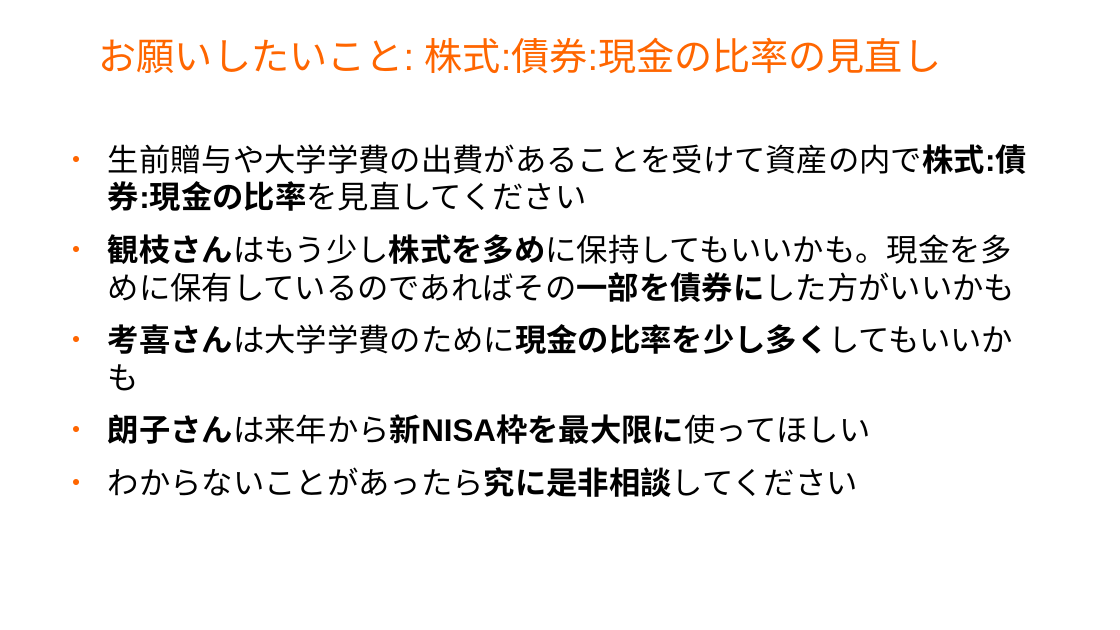
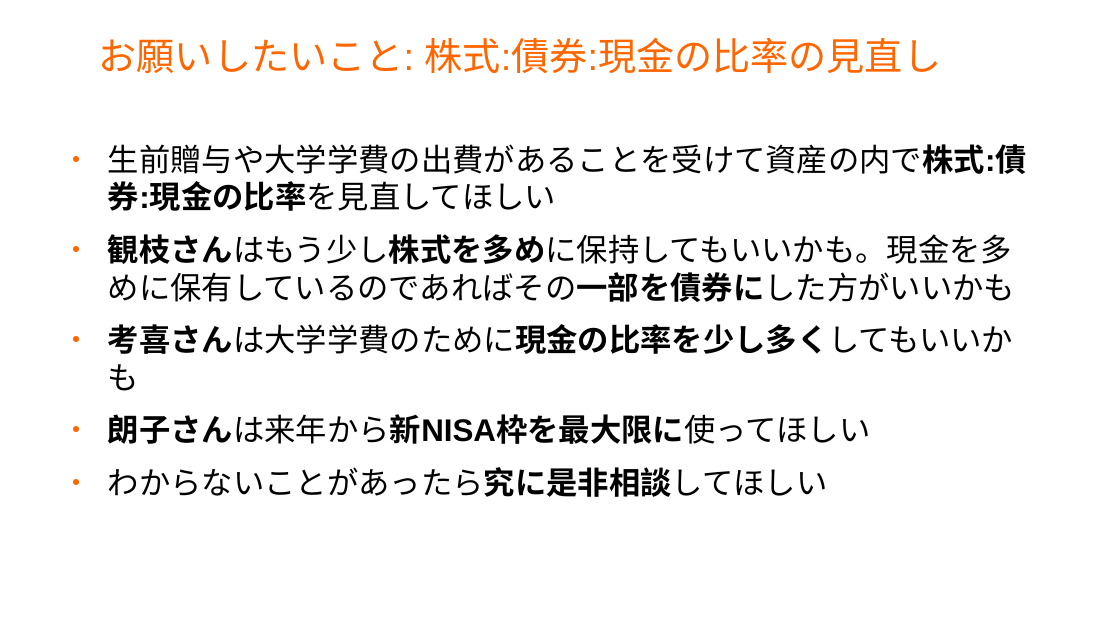
Before and after one commit to master-q/masterq-docs, a slide deck: slide 44 of presentations/20231126-invest_report/20231126-invest_report.odp. Drawn at 1120x630 pixels with LibreOffice and Linux fonts; fonts in the diff are those of the drawing; background and template pictures are left out. Boxes give left, top, right and bottom in pixels: in the first picture for what was removed or moved away, otherwise in the second. Text is boxed around its words. In the diff, an @@ line names an element or a change of style, - is before the commit and + after.

Commit message:
Update

```diff
--- a/presentations/20231126-invest_report/20231126-invest_report.odp
+++ b/presentations/20231126-invest_report/20231126-invest_report.odp
@@ text at [108, 144, 1027, 211]: text changed @@
-● 生前贈与や大学学費の出費があることを受けて資産の内で株式:債券:現金の比率を見直してください
+● 生前贈与や大学学費の出費があることを受けて資産の内で株式:債券:現金の比率を見直してほしい
@@ text at [108, 467, 827, 497]: text changed @@
-● わからないことがあったら究に是非相談してください
+● わからないことがあったら究に是非相談してほしい
```
Also in this commit, not shown: 4 other slides changed.
